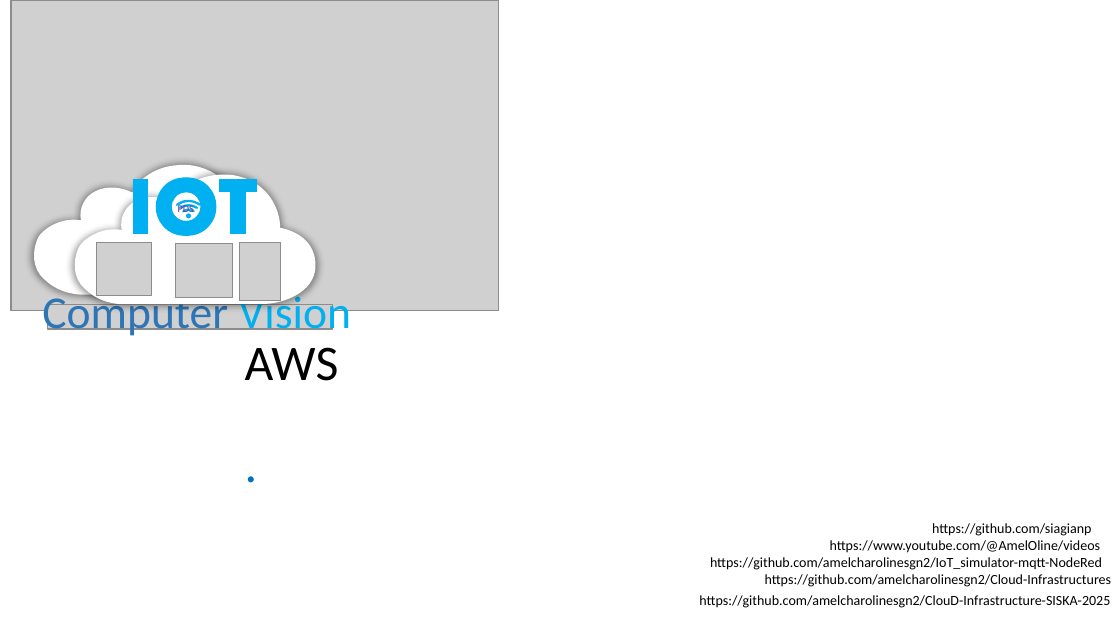
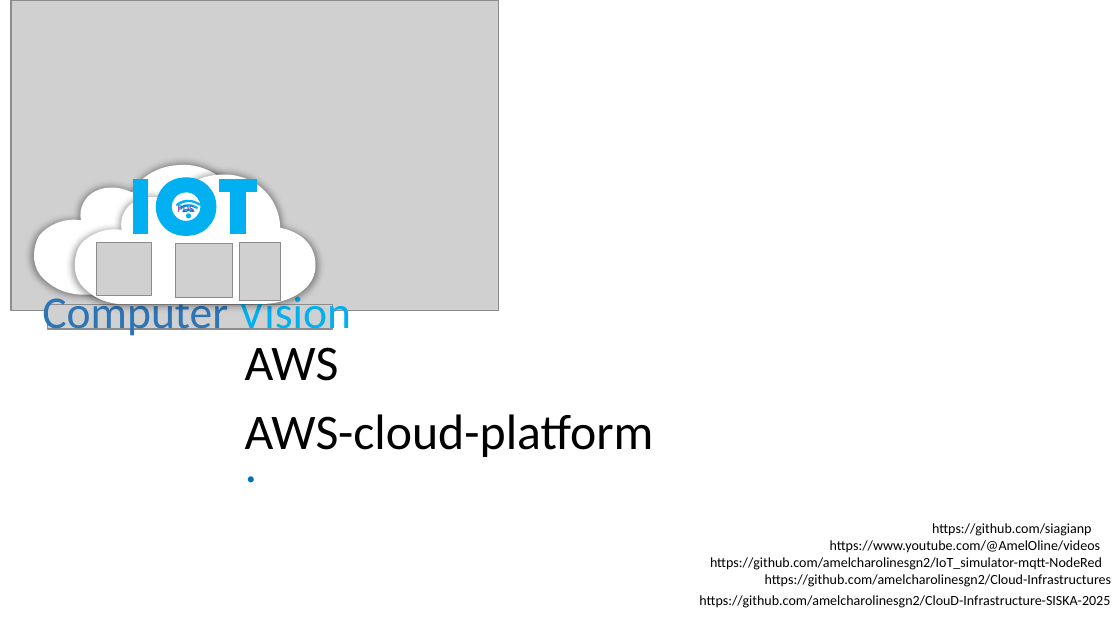
Before and after one commit to amelcharolinesgn2/ClouD-Infrastructure-SISKA-2025, a slide deck: slide 1 of Cource_LAB_AWS_3_AWS-cloud-platform.pptx. Drawn at 1120x630 pixels with LibreOffice and Linux fonts; fonts in the diff are those of the drawing; grey boxes stand for pictures. Boxes give left, top, right and bottom in pixels: in the first picture for what was removed or moved away, otherwise in the second. Text is boxed around its words. In the diff, an @@ line names an element or a change of style, - is before the commit and + after.

```diff
--- a/Cource_LAB_AWS_3_AWS-cloud-platform.pptx
+++ b/Cource_LAB_AWS_3_AWS-cloud-platform.pptx
@@ text at <box>245,414,654,457</box>: paragraph added @@
+AWS-cloud-platform
```
Also in this commit, not shown: 4 slides added, 4 other files.
